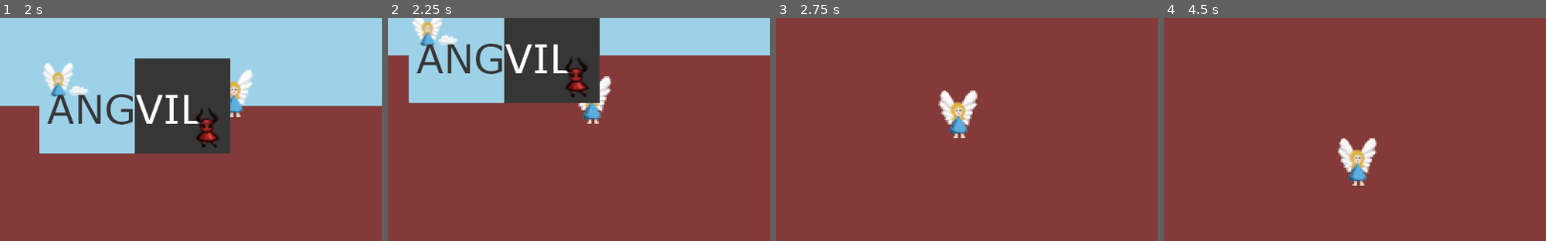
Above: before the commit, frames 1-4 (left to right).
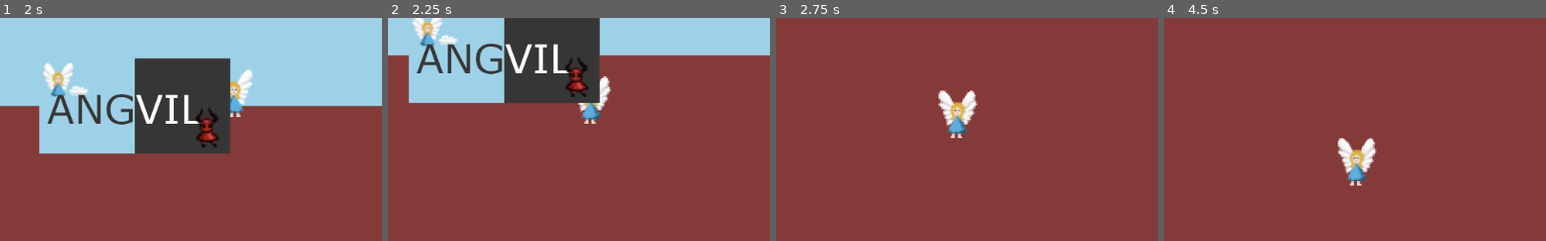
Above: after the commit, the same moments.

Repository: ang-vil/angvil
Game: Godot game, scene res://scenes/menu.tscn
The game is run twice, just before and just after one commit, with the same random seed, the same clock (stepped at 60 frames per second) and the same inputs.
Inputs (mouse positions are % of the whole screen's width and height, from its top left):
- Up to frame 1 (2 s): click "run game" at 0.5 s; tap Enter at 1.25 s; move the mouse to (72, 45) at 1.27 s; hold Right (key_right) from 1.28 s (still down); click (72, 45) at 1.42 s
- Up to frame 2 (2.25 s): move the mouse to (30, 55) at 2.02 s; release Right (key_right) at 2.03 s; hold Left (key_left) from 2.03 s (still down)
- Up to frame 3 (2.75 s): keep holding Left (key_left)
- Up to frame 4 (4.5 s): move the mouse to (60, 28) at 2.77 s; release Left (key_left) at 2.78 s; hold Right (key_right) 2.78-3.53 s; move the mouse to (45, 70) at 3.52 s; hold Up (key_up) 3.53-4.28 s; click (45, 70) at 3.67 s; move the mouse to (80, 65) at 4.27 s; hold Left (key_left) from 4.28 s (still down)
The pictures show only the part of the screen within x 23-73%, y 41-91%; the shares and areas given below are measured in that part.

Frame 1 is identical in both runs. In frame 2, 0.5% of the frame differs, in the area x 49-59%, y 26-48%; in frame 3, 0.7%; in frame 4, 0.7%, in the area x 45-56%, y 53-76%.

Commit message:
Flip characters when moving left

Diff:
--- a/scripts/angel.gd
+++ b/scripts/angel.gd
@@ -8,8 +8,10 @@
 
 func get_input(delta):
 	if Input.is_action_pressed("key_right"):
+		get_node("Sprite").set_flip_h(false)
 		velocity.x = lerp(velocity.x, vars.WALK_SPEED, 0.3)
 	elif Input.is_action_pressed("key_left"):
+		get_node("Sprite").set_flip_h(true)
 		velocity.x = lerp(velocity.x, vars.WALK_SPEED*-1, 0.3)
 	else:
 		# smoothen walk
--- a/scripts/devil.gd
+++ b/scripts/devil.gd
@@ -8,8 +8,10 @@
 
 func get_input(delta):
 	if Input.is_action_pressed("key_right"):
+		get_node("Sprite").set_flip_h(false)
 		velocity.x = lerp(velocity.x, vars.WALK_SPEED, 0.3)
 	elif Input.is_action_pressed("key_left"):
+		get_node("Sprite").set_flip_h(true)
 		velocity.x = lerp(velocity.x, vars.WALK_SPEED*-1, 0.3)
 	else:
 		# smoothen walk
